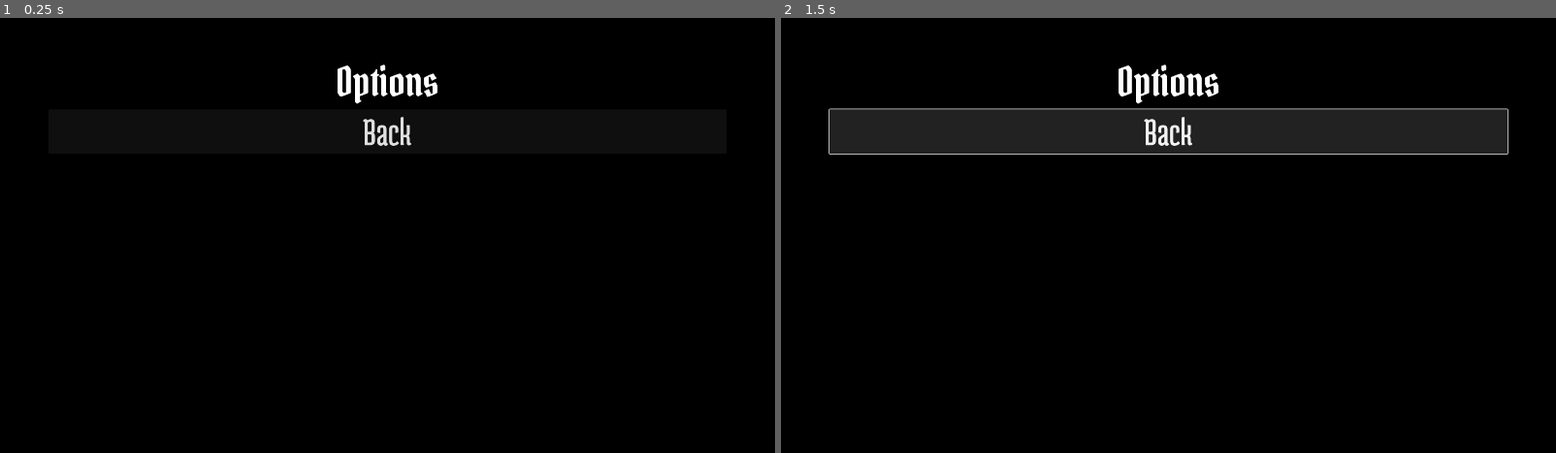
Above: before the commit, frames 1-2 (left to right).
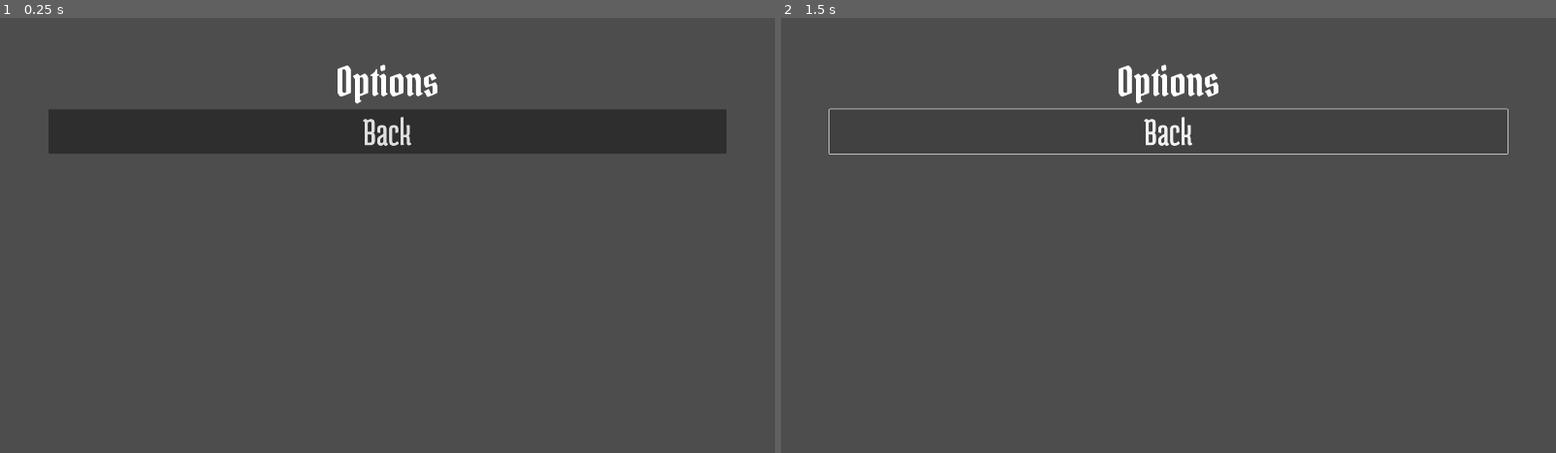
Above: after the commit, the same moments.

Repository: Hangover-Sunshine/KATAMARI-MEATBALL
Game: Godot game, scene res://scenes/Menus/Options_Menu.tscn
The game is run twice, just before and just after one commit, with the same random seed, the same clock (stepped at 60 frames per second) and the same inputs. This scene is started directly instead of the project's main scene.
Inputs:
- Up to frame 1 (0.25 s): no input
- Up to frame 2 (1.5 s): tap Enter at 0.5 s; click "Back" at 1.25 s

The runs differ from the first frame. In frame 1, 99% of the frame differs, in the area x 0-100%, y 0-100%; in frame 2, 99%.

Commit message:
Menu Reset Push
Was having trouble getting things working so I restarted some menu stuff. Repushing to get things updated.

Diff:
--- a/scenes/Menus/Main_Menu.tscn
+++ b/scenes/Menus/Main_Menu.tscn
@@ -1,6 +1,6 @@
 [gd_scene load_steps=5 format=3 uid="uid://cjpdcltsjfr2m"]
 
-[ext_resource type="Script" path="res://scripts/system/Main_Menu.gd" id="1_2i1eo"]
+[ext_resource type="Script" path="res://scripts/menus/Main_Menu.gd" id="1_2i1eo"]
 [ext_resource type="FontFile" uid="uid://bq3ebwt2pq467" path="res://assets/fonts/PirataOne.ttf" id="1_w3d6x"]
 [ext_resource type="FontFile" uid="uid://bscormhptftiq" path="res://assets/fonts/MedulaOne.ttf" id="2_ox4r2"]
 [ext_resource type="FontFile" uid="uid://sesjq0p2svxy" path="res://assets/fonts/Spinnaker.ttf" id="3_rsijs"]
--- a/scenes/Menus/Options_Menu.tscn
+++ b/scenes/Menus/Options_Menu.tscn
@@ -12,6 +12,7 @@
 grow_vertical = 2
 
 [node name="ColorRect" type="ColorRect" parent="."]
+visible = false
 layout_mode = 0
 offset_right = 1920.0
 offset_bottom = 1080.0
--- a/scenes/Menus/Splash_Menu.tscn
+++ b/scenes/Menus/Splash_Menu.tscn
@@ -12,6 +12,7 @@
 grow_vertical = 2
 
 [node name="ColorRect" type="ColorRect" parent="."]
+visible = false
 layout_mode = 0
 offset_right = 1920.0
 offset_bottom = 1080.0
Renamed: scripts/system/Main_Menu.gd -> scripts/menus/Main_Menu.gd
